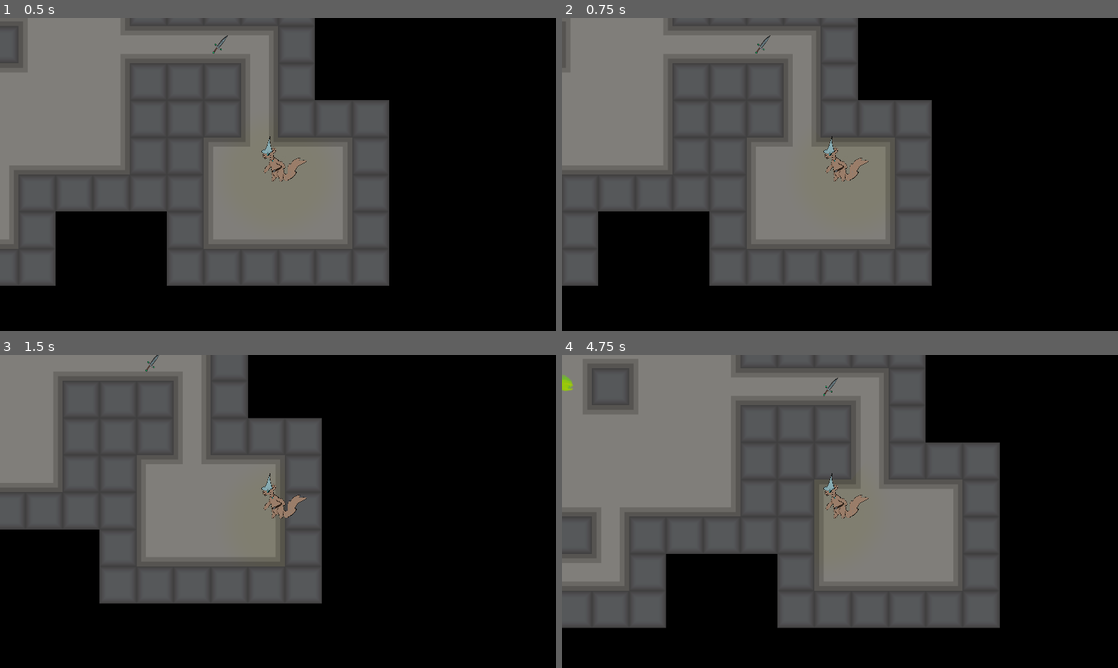
Above: before the commit, frames 1-4 (two rows, left to right).
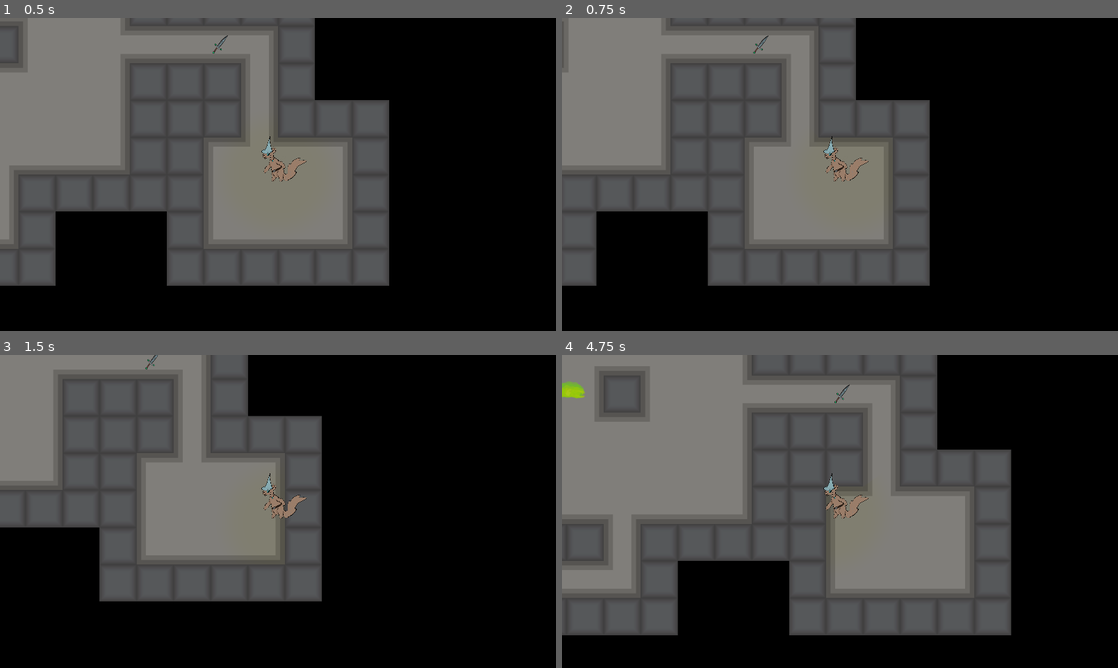
Above: after the commit, the same moments.

Repository: MiningCow/Dungeon-Crawler-Godot
Game: Godot game, scene res://Scenes/World.tscn
Same seed, same stepped clock (60 frames per second), same inputs: the game is played once before the commit and once after it.
Inputs:
- Up to frame 1 (0.5 s): no input
- Up to frame 2 (0.75 s): tap Enter at 0.5 s; hold D (move_right) from 0.53 s (still down); tap Z (drop) at 0.6 s
- Up to frame 3 (1.5 s): release D (move_right) at 1.28 s; hold S (move_down) from 1.28 s (still down); tap F (interact) at 1.35 s
- Up to frame 4 (4.75 s): release S (move_down) at 2.03 s; hold D (move_right) 2.03-2.78 s; tap Z (drop) at 2.1, 3.6 s; tap Space at 2.75 s; hold W (move_up) 2.78-3.53 s; tap F (interact) at 2.85, 4.35 s; hold A (move_left) from 3.53 s (still down)

Frame 1 is identical in both runs. In frame 2, 0.5% of the frame differs, in the area x 6-67%, y 0-86%; in frame 3, 0.5%; in frame 4, 14%, in the area x 0-81%, y 0-90%.

Commit message:
wip

Diff:
--- a/Scenes/Attack.tscn
+++ /dev/null
@@ -1,11 +0,0 @@
-[gd_scene load_steps=3 format=2]
-
-[ext_resource path="res://Scenes/Hitbox.tscn" type="PackedScene" id=1]
-[ext_resource path="res://Scripts/Attack.gd" type="Script" id=2]
-
-[node name="Attack" instance=ExtResource( 1 )]
-script = ExtResource( 2 )
-
-[node name="Timer" type="Timer" parent="." index="1"]
-
-[connection signal="timeout" from="Timer" to="." method="die"]
--- /dev/null
+++ b/Scenes/Combat/Attack.tscn
@@ -0,0 +1,10 @@
+[gd_scene load_steps=2 format=2]
+
+[ext_resource path="res://Scripts/Attack.gd" type="Script" id=1]
+
+[node name="Attack"]
+script = ExtResource( 1 )
+
+[node name="Timer" type="Timer" parent="." index="1"]
+
+[connection signal="timeout" from="Timer" to="." method="die"]
--- a/Scenes/Hitbox.tscn
+++ b/Scenes/Combat/Hitbox.tscn
@@ -3,6 +3,7 @@
 [ext_resource path="res://Scripts/Hitbox.gd" type="Script" id=1]
 
 [node name="Hitbox" type="Area2D"]
+modulate = Color( 1, 0, 0, 1 )
 script = ExtResource( 1 )
 
 [node name="CollisionShape2D" type="CollisionShape2D" parent="."]
--- /dev/null
+++ b/Scenes/Combat/Hurtbox.tscn
@@ -0,0 +1,9 @@
+[gd_scene load_steps=2 format=2]
+
+[ext_resource path="res://Scripts/Hurtbox.gd" type="Script" id=1]
+
+[node name="Hurtbox" type="Area2D"]
+modulate = Color( 0, 1, 0, 1 )
+script = ExtResource( 1 )
+
+[node name="CollisionShape2D" type="CollisionShape2D" parent="."]
--- a/Scenes/Enemies/Slime.tscn
+++ b/Scenes/Enemies/Slime.tscn
@@ -6,18 +6,24 @@
 [ext_resource path="res://States/PursueState.gd" type="Script" id=4]
 [ext_resource path="res://States/StopState.gd" type="Script" id=5]
 [ext_resource path="res://Scripts/Enemies/Slime/Slime.gd" type="Script" id=6]
+[ext_resource path="res://Scenes/Combat/Hitbox.tscn" type="PackedScene" id=7]
 
 [sub_resource type="CircleShape2D" id=1]
 radius = 30.0
 
-[sub_resource type="CapsuleShape2D" id=4]
-radius = 23.0
-height = 52.0
-
 [sub_resource type="CircleShape2D" id=3]
 radius = 512.0
 
+[sub_resource type="CapsuleShape2D" id=4]
+radius = 17.9999
+height = 70.0003
+
+[sub_resource type="CapsuleShape2D" id=5]
+radius = 18.0
+height = 68.0
+
 [node name="Slime" instance=ExtResource( 2 )]
+collision_mask = 1
 script = ExtResource( 6 )
 speed = 10000
 
@@ -27,15 +33,30 @@
 [node name="Sprite" parent="." index="1"]
 texture = ExtResource( 1 )
 
+[node name="CollisionShape2D" parent="VisionRange" index="0"]
+shape = SubResource( 3 )
+
+[node name="Hurtbox" parent="." index="3"]
+visible = false
+position = Vector2( 0, 9 )
+collision_layer = 32
+collision_mask = 0
+
 [node name="CollisionShape2D" parent="Hurtbox" index="0"]
-position = Vector2( 0, 2 )
 rotation = 1.5708
 shape = SubResource( 4 )
 
-[node name="CollisionShape2D" parent="VisionRange" index="0"]
-shape = SubResource( 3 )
+[node name="Hitbox" parent="." index="4" instance=ExtResource( 7 )]
+visible = false
+position = Vector2( 0, 9 )
+collision_layer = 0
+collision_mask = 64
 
-[node name="StateMachine" parent="." index="4"]
+[node name="CollisionShape2D" parent="Hitbox" index="0"]
+rotation = 1.5708
+shape = SubResource( 5 )
+
+[node name="StateMachine" parent="." index="5"]
 script = ExtResource( 3 )
 
 [node name="Pursue" type="Node" parent="StateMachine" index="0"]
@@ -43,3 +64,6 @@
 
 [node name="Stop" type="Node" parent="StateMachine" index="1"]
 script = ExtResource( 5 )
+
+[editable path="Hurtbox"]
+[editable path="Hitbox"]
--- a/Scenes/EnemyBase.tscn
+++ b/Scenes/EnemyBase.tscn
@@ -9,14 +9,16 @@
 collision_mask = 3
 script = ExtResource( 3 )
 
-[node name="VisionRange" type="Area2D" parent="." index="2"]
+[node name="VisionRange" type="Area2D" parent="." index="3"]
 collision_layer = 0
 collision_mask = 2
 
 [node name="CollisionShape2D" type="CollisionShape2D" parent="VisionRange" index="0"]
 
-[node name="StateMachine" type="Node" parent="." index="3"]
+[node name="StateMachine" type="Node" parent="." index="4"]
 script = ExtResource( 2 )
 
 [connection signal="body_entered" from="VisionRange" to="." method="_on_VisionRange_body_entered"]
 [connection signal="body_exited" from="VisionRange" to="." method="_on_VisionRange_body_exited"]
+
+[editable path="Hurtbox"]
--- a/Scenes/EntityBase.tscn
+++ b/Scenes/EntityBase.tscn
@@ -1,6 +1,7 @@
-[gd_scene load_steps=2 format=2]
+[gd_scene load_steps=3 format=2]
 
 [ext_resource path="res://Scripts/Entity.gd" type="Script" id=1]
+[ext_resource path="res://Scenes/Combat/Hurtbox.tscn" type="PackedScene" id=2]
 
 [node name="EntityBase" type="KinematicBody2D"]
 script = ExtResource( 1 )
@@ -9,6 +10,8 @@
 
 [node name="Sprite" type="Sprite" parent="."]
 
-[node name="Hurtbox" type="Area2D" parent="."]
+[node name="Hurtbox" parent="." instance=ExtResource( 2 )]
 
-[node name="CollisionShape2D" type="CollisionShape2D" parent="Hurtbox"]
+[connection signal="area_entered" from="Hurtbox" to="." method="_on_Hurtbox_area_entered"]
+
+[editable path="Hurtbox"]
--- a/Scenes/Player/player.tscn
+++ b/Scenes/Player/player.tscn
@@ -39,8 +39,8 @@
 texture = ExtResource( 2 )
 
 [node name="Hurtbox" parent="." index="2"]
-collision_layer = 0
-collision_mask = 4
+collision_layer = 64
+collision_mask = 0
 
 [node name="CollisionShape2D" parent="Hurtbox" index="0"]
 shape = SubResource( 3 )
@@ -75,3 +75,5 @@
 
 [connection signal="area_entered" from="PickupArea" to="PickupArea" method="_on_PickupArea_area_entered"]
 [connection signal="area_exited" from="PickupArea" to="PickupArea" method="_on_PickupArea_area_exited"]
+
+[editable path="Hurtbox"]
--- a/Scenes/World.tscn
+++ b/Scenes/World.tscn
@@ -299,6 +299,7 @@
 z_index = 1
 
 [node name="Player" parent="YSort" instance=ExtResource( 9 )]
+speed = 22000
 
 [node name="Slime" parent="YSort" instance=ExtResource( 7 )]
 position = Vector2( -1143, -462 )
--- a/Scripts/Enemy.gd
+++ b/Scripts/Enemy.gd
@@ -10,7 +10,7 @@
 
 func can_see_target():
 	var space_state = get_world_2d().direct_space_state
-	var raycast = space_state.intersect_ray(position, target.position, [self], collision_mask)
+	var raycast = space_state.intersect_ray(position, target.position, [self], 3)
 
 	return raycast.collider == target
 
--- a/Scripts/Entity.gd
+++ b/Scripts/Entity.gd
@@ -5,3 +5,9 @@
 
 func move():
 	motion = move_and_slide(motion)
+
+func _on_Hurtbox_area_entered(area):
+	damage()
+
+func damage():
+	print("%s damaged!" % name)
--- /dev/null
+++ b/Scripts/Hurtbox.gd
@@ -0,0 +1 @@
+extends Area2D
--- a/project.godot
+++ b/project.godot
@@ -135,6 +135,8 @@
 2d_physics/layer_3="enemies"
 2d_physics/layer_4="lights"
 2d_physics/layer_5="items"
+2d_physics/layer_6="enemy_hurtbox"
+2d_physics/layer_7="player_hurtbox"
 
 [physics]
 
Not shown: 1 places in Scenes/Enemies/Slime.tscn that only renumber resources
